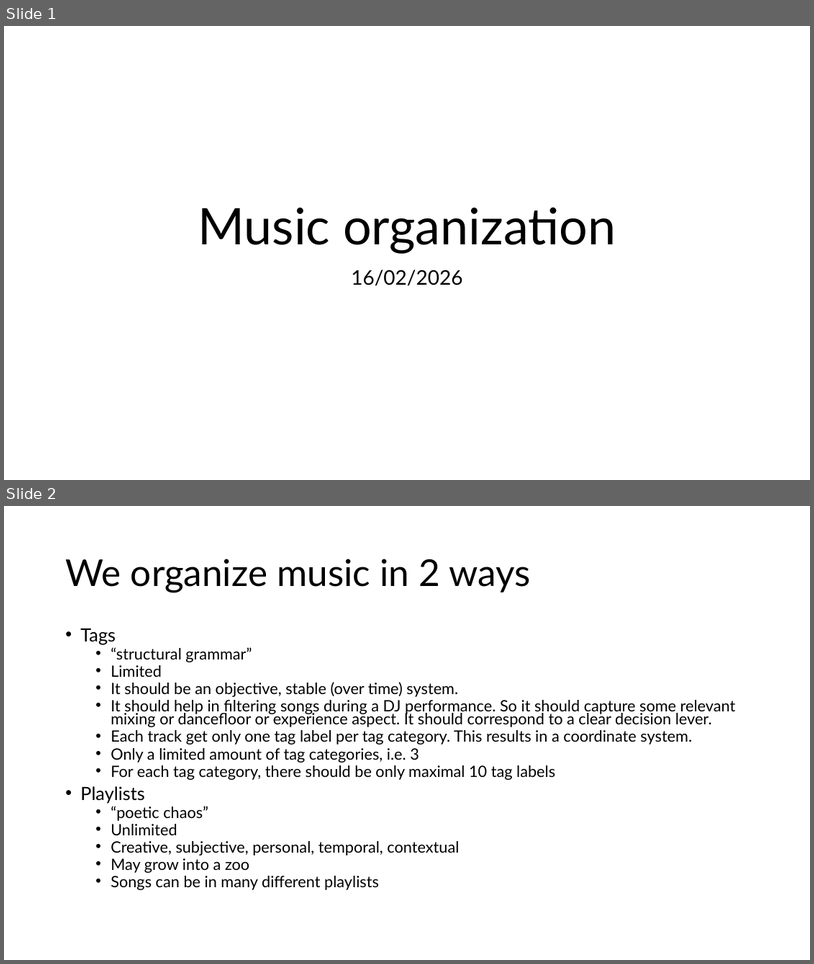
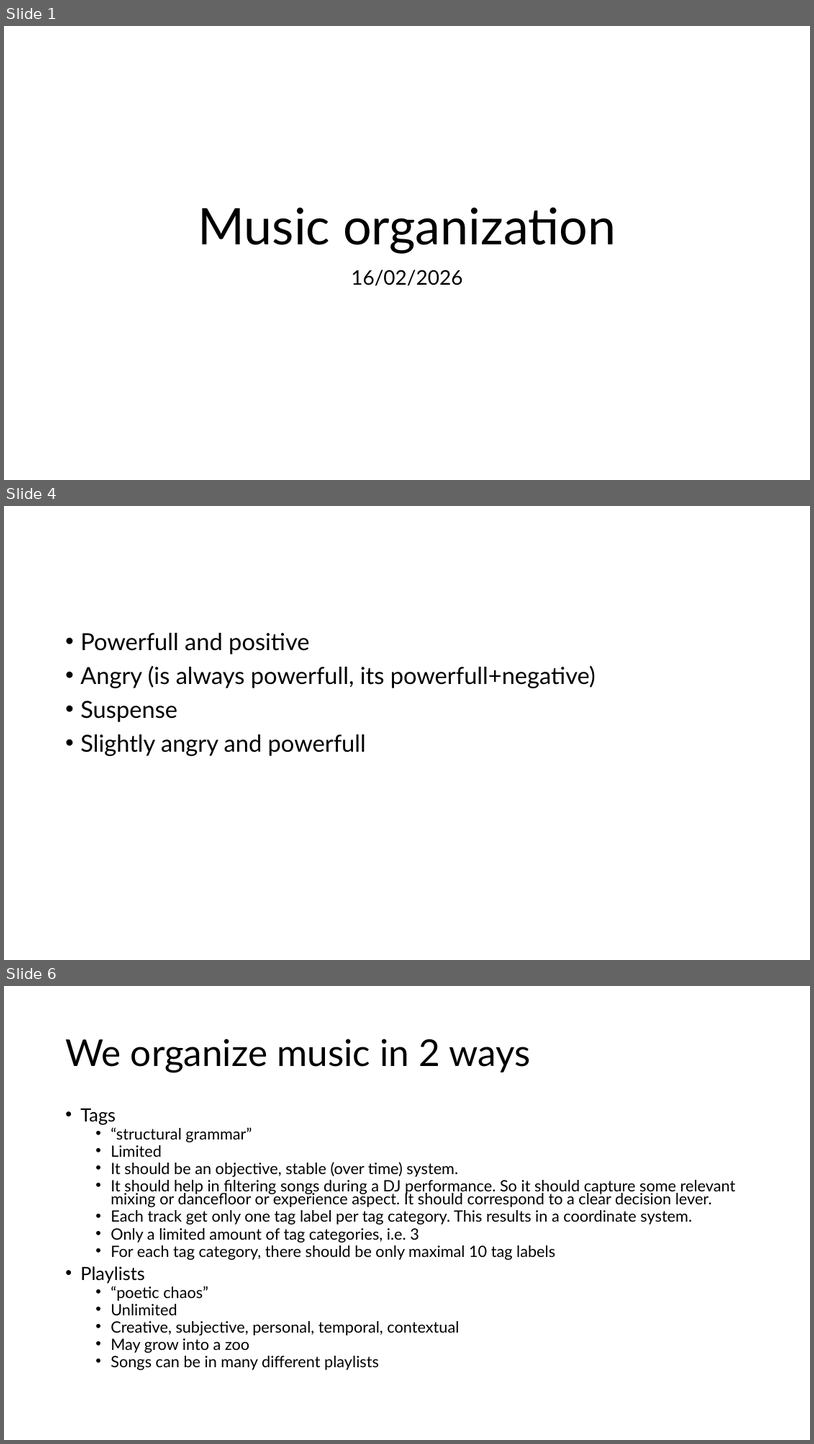
Before and after one commit to pier3100/OrangeJukebox750, a slide deck: MusicOrganization/Music organization.pptx. Shown one above the other, each under a label of ours: slides 1 and 2 before the commit, slides 1, 4 and 6 after it; the slides between them are not shown. The pictures are 814x964 and 814x1444 pixels, drawn with LibreOffice and Linux fonts; fonts in the diff are those of the drawing. Boxes give left, top, right and bottom in pixels: in the first picture for what was removed or moved away, otherwise in the second. Text is boxed around its words. In the diff, an @@ line names an element or a change of style, - is before the commit and + after.

```diff
--- a/MusicOrganization/Music organization.pptx
+++ b/MusicOrganization/Music organization.pptx
@@ slide 4 added at bbox=[4, 506, 810, 960], background #FFFFFF @@
@@ text added at bbox=[80, 633, 596, 756], 28 pt, text #000000 @@
+• Powerfull and positive
+• Angry (is always powerfull, its powerfull+negative)
+• Suspense
+• Slightly angry and powerfull
@@ what was slide 2 is now slide 6 @@
```
Also in this commit, not shown: 3 other slides added, 2 other files.
